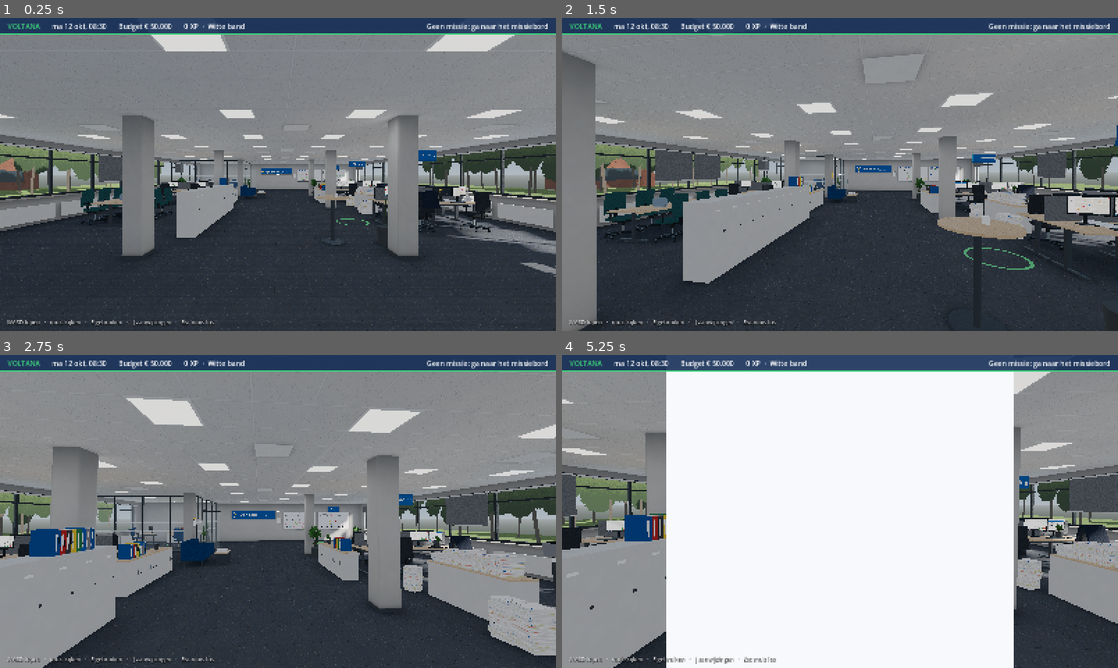
Above: before the commit, frames 1-4 (two rows, left to right).
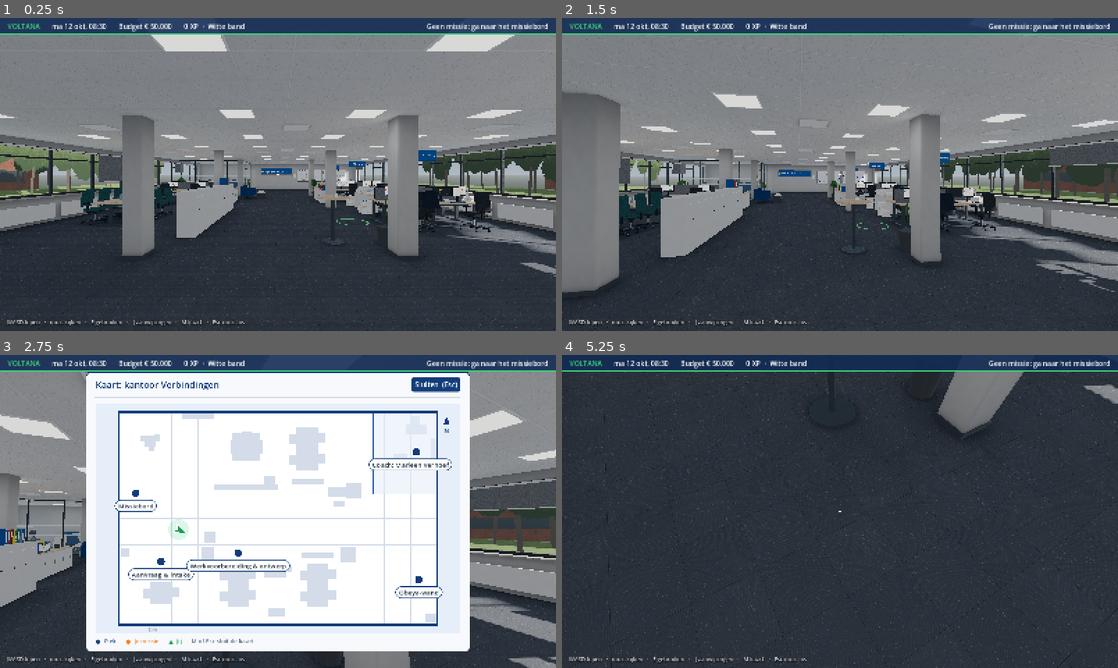
Above: after the commit, the same moments.

Repository: merijnschut98-cell/lean-factory-game
Game: Godot game, scene res://src/world/office/office.tscn
Same seed, same stepped clock (60 frames per second), same inputs: the game is played once before the commit and once after it.
Inputs (mouse positions are in pixels of both pictures, inside the frame that each line leads up to):
- Up to frame 1 (0.25 s): no input
- Up to frame 2 (1.5 s): tap Enter at 0.5 s; move the mouse to (867, 174) at 0.52 s; hold W from 0.53 s (still down); tap M at 0.6, 1.35 s; click (867, 174) at 0.67 s; move the mouse to (812, 174) at 1.27 s; click (812, 174) at 1.42 s
- Up to frame 3 (2.75 s): keep holding W; move the mouse to (289, 505) at 2.02 s; tap E at 2.1 s; click (289, 505) at 2.17 s; tap M at 2.3 s
- Up to frame 4 (5.25 s): move the mouse to (834, 517) at 2.77 s; tap J at 2.85 s; click (834, 517) at 2.92 s; tap M at 3.05, 4.35, 5.1 s; release W at 3.5 s; click (995, 383) at 3.5 s, where only the run after the commit has a clickable "Sluiten (Esc)"; tap Space at 4.25 s; move the mouse to (1006, 558) at 4.27 s; hold A from 4.28 s (still down); click (1006, 558) at 4.42 s; tap Enter at 5 s; move the mouse to (673, 464) at 5.02 s; click (673, 464) at 5.17 s

The runs differ from the first frame. In frame 1, less than 0.1% of the frame differs, in the area x 32-44%, y 96-99%; in frame 2, 27%; in frame 3, 77%; in frame 4, 89%, in the area x 0-100%, y 0-100%.

Commit message:
Office: player map (M)
M toggles OfficeMap, drawn in code in the Voltana palette: the floor
(from the shell_floor mesh), furniture footprints and the coach's glass
room, every interaction place with its Dutch name, the player's position
and facing, and the active missions' places marked orange. The place to
map projection is a small pure function (OfficeMap.project) with tests;
Office.label_for now names places for both the prompt and the map. The
HUD controls name 'M kaart'; play_shot gains map and free states;
docs/screenshots/map_office.png. PLAN.md: player map office part done.

Co-Authored-By: Claude Opus 5.5 <noreply@anthropic.com>
Claude-Session: https://claude.ai/code/session_018C759XCCMetfCHDHUbymvT

Diff:
--- a/game/src/ui/game_ui.gd
+++ b/game/src/ui/game_ui.gd
@@ -2,7 +2,7 @@
 extends CanvasLayer
 ## Everything on screen over the 3D office: the HUD and one panel at a time
 ## (mission board, a team's place, the A3, the Check, the coach, the clue
-## journal). The world asks it to open a panel; the panels act on the
+## journal, the map). The world asks it to open a panel; the panels act on the
 ## session, and after each action the HUD refreshes and events show as
 ## toasts.
 
@@ -17,6 +17,7 @@
 var check_panel: CheckPanel
 var coach_panel: CoachPanel
 var journal: ClueJournal
+var office_map: OfficeMap
 var _panels: Array[UiPanel] = []
 
 
@@ -39,7 +40,8 @@
 	check_panel = CheckPanel.new()
 	coach_panel = CoachPanel.new()
 	journal = ClueJournal.new()
-	_panels = [mission_board, place_menu, a3_form, check_panel, coach_panel, journal]
+	office_map = OfficeMap.new()
+	_panels = [mission_board, place_menu, a3_form, check_panel, coach_panel, journal, office_map]
 	for p in _panels:
 		p.session = session
 		p.acted.connect(after_action)
@@ -88,12 +90,20 @@
 
 
 func toggle_journal() -> void:
+	_toggle(journal)
+
+
+func toggle_map() -> void:
+	_toggle(office_map)
+
+
+func _toggle(panel: UiPanel) -> void:
 	if not playable():
 		return
-	if journal.visible:
+	if panel.visible:
 		close_panels()
 	else:
-		_open(journal)
+		_open(panel)
 
 
 func is_busy() -> bool:
--- a/game/src/ui/hud.gd
+++ b/game/src/ui/hud.gd
@@ -99,7 +99,7 @@
 	add_child(mouse_hint)
 
 	var help := Label.new()
-	help.text = "WASD lopen   ·   muis kijken   ·   E gebruiken   ·   J aanwijzingen   ·   Esc muis los"
+	help.text = controls_text()
 	help.add_theme_font_size_override("font_size", 16)
 	help.add_theme_color_override("font_color", Color(1, 1, 1, 0.8))
 	help.add_theme_color_override("font_shadow_color", Color(0, 0, 0, 0.6))
@@ -125,6 +125,10 @@
 	budget_label.text = "Budget " + UiText.money(session.budget())
 	xp_label.text = "%d XP  ·  %s" % [session.xp(), UiText.belt(session.belt())]
 	mission_label.text = mission_text()
+
+
+func controls_text() -> String:
+	return "WASD lopen   ·   muis kijken   ·   E gebruiken   ·   J aanwijzingen   ·   M kaart   ·   Esc muis los"
 
 
 ## The active missions in the top bar: the main one first.
--- /dev/null
+++ b/game/src/ui/office_map.gd
@@ -0,0 +1,173 @@
+class_name OfficeMap
+extends UiPanel
+## The player map (M): the office floor from above, north up, with every
+## interaction place by its Dutch name, the player (where and which way) and
+## the active missions' places marked. The world hands it the floor, the
+## places and the player (show_office); it is drawn in code.
+
+## The map's drawing area at 1600x900 (the floor is 3:2).
+const SIZE := Vector2(1050, 660)
+const GRID_METRES := 2.0
+const DOT := 11.0
+
+## The floor in the office's (x, z) plane.
+var floor_rect := Rect2(0, -16, 24, 16)
+## [{id, label, at: Vector2 (x, z)}].
+var places: Array[Dictionary] = []
+var player: Node3D
+## What stands on the floor: [{rect (x, z), room}] (Office.map_footprints).
+var footprints: Array[Dictionary] = []
+var view: Control
+var _marked: Array[String] = []
+
+
+func _init() -> void:
+	super("Kaart: kantoor Verbindingen", Vector2(0, 0))
+	view = Control.new()
+	view.custom_minimum_size = SIZE
+	view.mouse_filter = Control.MOUSE_FILTER_IGNORE
+	view.draw.connect(_draw_map)
+	body.add_child(view)
+	var legend := HBoxContainer.new()
+	legend.add_theme_constant_override("separation", 28)
+	for item: Array in [["●  Plek", Palette.VOLTANA_BLUE], ["●  Je missie", Palette.SAFETY_ORANGE],
+			["▲  Jij", Palette.GREEN_DARK]]:
+		legend.add_child(label(item[0], UiTheme.SMALL, item[1]))
+	legend.add_child(label("M of Esc sluit de kaart", UiTheme.SMALL, Palette.MUTED))
+	body.add_child(legend)
+
+
+func show_office(floor_in_office: Rect2, office_places: Array[Dictionary], office_player: Node3D) -> void:
+	floor_rect = floor_in_office
+	places = office_places
+	player = office_player
+
+
+func refresh() -> void:
+	_marked = mission_places(session)
+	view.queue_redraw()
+
+
+## A point on the floor (x, z) in a map area: the floor fitted to the area
+## keeping its shape, centred, north (-z) up.
+static func project(at: Vector2, floor_in: Rect2, area_in: Rect2) -> Vector2:
+	var scale := minf(area_in.size.x / floor_in.size.x, area_in.size.y / floor_in.size.y)
+	var offset := area_in.position + (area_in.size - floor_in.size * scale) / 2.0
+	return offset + (at - floor_in.position) * scale
+
+
+## The marker ids of the active missions' places: a walk marks its stream's
+## places; a problem marks the place its briefing sends you to and, to
+## solve it, the obeya wall.
+static func mission_places(s: GameSession) -> Array[String]:
+	var out: Array[String] = []
+	for m in s.active_missions():
+		var stream := s.region.net.stream(m.goal_stream) if m.goal_type == "walk" else null
+		for step in stream.steps if stream != null else []:
+			out.append("place:%s.%s" % [stream.id, step.id])
+		var p: ProblemDef = s.region.problems.get(m.goal_problem)
+		if p != null:
+			out.append("place:" + p.step)
+			if m.goal_type == "solve":
+				out.append("obeya")
+	return out
+
+
+## The drawing area inside the view.
+func area() -> Rect2:
+	return Rect2(Vector2(24, 24), SIZE - Vector2(48, 48))
+
+
+func to_view(at: Vector2) -> Vector2:
+	return project(at, floor_rect, area())
+
+
+func labels() -> Array[String]:
+	var out: Array[String] = []
+	for p in places:
+		out.append(p["label"])
+	return out
+
+
+func player_point() -> Vector2:
+	return to_view(Vector2(player.position.x, player.position.z))
+
+
+## The way the player looks, on the map (unit vector; up is north).
+func player_facing() -> Vector2:
+	var yaw := player.rotation.y
+	return Vector2(-sin(yaw), -cos(yaw))
+
+
+func _draw_map() -> void:
+	var font := view.get_theme_default_font()
+	var r := Rect2(to_view(floor_rect.position), to_view(floor_rect.end) - to_view(floor_rect.position))
+	view.draw_rect(Rect2(Vector2.ZERO, SIZE), Palette.BLUE_PALE)
+	view.draw_rect(r, Color.WHITE)
+	var step := r.size.x / floor_rect.size.x * GRID_METRES
+	var x := r.position.x + step
+	while x < r.end.x - 1:
+		view.draw_line(Vector2(x, r.position.y), Vector2(x, r.end.y), Palette.LINE, 1.0)
+		x += step
+	var y := r.position.y + step
+	while y < r.end.y - 1:
+		view.draw_line(Vector2(r.position.x, y), Vector2(r.end.x, y), Palette.LINE, 1.0)
+		y += step
+	for f in footprints:
+		var a := to_view(f["rect"].position)
+		var box := Rect2(a, to_view(f["rect"].end) - a)
+		if f["room"]:
+			view.draw_rect(box, Color(Palette.BLUE_PALE, 0.6))
+			view.draw_rect(box, Palette.BLUE_LIGHT, false, 3.0)
+		else:
+			view.draw_rect(box, Palette.LINE)
+	view.draw_rect(r, Palette.VOLTANA_BLUE, false, 5.0)
+	_draw_north(font, Vector2(SIZE.x - 40, 52))
+	var scale_label := "%d m" % int(GRID_METRES)
+	view.draw_line(Vector2(r.position.x, r.end.y + 12), Vector2(r.position.x + step, r.end.y + 12), Palette.MUTED, 2.0)
+	view.draw_string(font, Vector2(r.position.x + step + 8, r.end.y + 18), scale_label, HORIZONTAL_ALIGNMENT_LEFT, -1, 15, Palette.MUTED)
+	for p in places:
+		_draw_place(font, p, p["id"] in _marked)
+	if player != null:
+		_draw_player()
+
+
+func _draw_place(font: Font, p: Dictionary, marked: bool) -> void:
+	var at := to_view(p["at"])
+	var colour := Palette.SAFETY_ORANGE if marked else Palette.VOLTANA_BLUE
+	if marked:
+		view.draw_circle(at, DOT * 2.0, Color(Palette.SAFETY_ORANGE, 0.22))
+	view.draw_circle(at, DOT + 3.0, Color.WHITE)
+	view.draw_circle(at, DOT, colour)
+	var text: String = p["label"]
+	var font_size := 19
+	var text_size := font.get_string_size(text, HORIZONTAL_ALIGNMENT_LEFT, -1, font_size)
+	var pill := Rect2(at + Vector2(-text_size.x / 2.0 - 10, DOT + 8), text_size + Vector2(20, 8))
+	var bounds := area()
+	pill.position.x = clampf(pill.position.x, bounds.position.x, bounds.end.x - pill.size.x)
+	if pill.end.y > bounds.end.y:
+		pill.position.y = at.y - DOT - 8 - pill.size.y
+	var box := StyleBoxFlat.new()
+	box.bg_color = Color.WHITE
+	box.border_color = colour
+	box.set_border_width_all(2)
+	box.set_corner_radius_all(int(pill.size.y / 2.0))
+	view.draw_style_box(box, pill)
+	view.draw_string(font, pill.position + Vector2(10, 4 + font.get_ascent(font_size)), text,
+		HORIZONTAL_ALIGNMENT_LEFT, -1, font_size, Palette.INK)
+
+
+func _draw_player() -> void:
+	var at := player_point()
+	var ahead := player_facing()
+	var side := Vector2(-ahead.y, ahead.x)
+	view.draw_circle(at, 30.0, Color(Palette.VOLTANA_GREEN, 0.18))
+	var tip := at + ahead * 22.0
+	var points := PackedVector2Array([tip, at - ahead * 10.0 + side * 13.0, at - ahead * 4.0, at - ahead * 10.0 - side * 13.0])
+	view.draw_colored_polygon(points, Palette.GREEN_DARK)
+	view.draw_polyline(points + PackedVector2Array([tip]), Color.WHITE, 2.0)
+
+
+func _draw_north(font: Font, at: Vector2) -> void:
+	view.draw_colored_polygon(PackedVector2Array([at + Vector2(0, -16), at + Vector2(9, 8), at + Vector2(-9, 8)]), Palette.VOLTANA_BLUE)
+	view.draw_string(font, at + Vector2(-7, 32), "N", HORIZONTAL_ALIGNMENT_LEFT, -1, 18, Palette.VOLTANA_BLUE)
--- a/game/src/world/office/office.gd
+++ b/game/src/world/office/office.gd
@@ -10,6 +10,8 @@
 ## The interaction markers to find (the spawn marker is found separately).
 const INTERACTIONS: Array[String] = ["place:connections.intake", "place:connections.design", "obeya", "coach", "mission_board"]
 const SPAWN := "spawn"
+## The floor's mesh in the geometry (the map's outline).
+const FLOOR := "shell_floor"
 ## How close (m, on the floor) the player must stand to a marker to use it.
 const REACH := 1.6
 ## The model's own sky and ambient light (made with it); the project's
@@ -60,6 +62,9 @@
 	ui.setup(session)
 	ui.panel_opened.connect(_on_panel_opened)
 	ui.panels_closed.connect(_on_panels_closed)
+	if ui.playable():
+		ui.office_map.show_office(floor_rect(), map_places(), player)
+		ui.office_map.footprints = map_footprints()
 	_capture_mouse(true)
 
 
@@ -145,16 +150,70 @@
 	if target == null:
 		return ""
 	match target.kind:
-		"place":
-			var step := session.region.net.step_at(target.place)
-			return "E — " + (step.name if step != null else target.place)
 		"obeya":
 			return "E — Obeya-wand: A3 en Check"
 		"coach":
 			return "E — Coach: " + str(session.catalog.coach.get("name", ""))
+	return "E — " + label_for(target)
+
+
+## An interaction point's Dutch name: "Werkvoorbereiding & ontwerp".
+func label_for(target: Interactable) -> String:
+	match target.kind:
+		"place":
+			var step := session.region.net.step_at(target.place)
+			return step.name if step != null else target.place
+		"obeya":
+			return "Obeya-wand"
+		"coach":
+			return "Coach: " + str(session.catalog.coach.get("name", ""))
 		"mission_board":
-			return "E — Missiebord"
-	return ""
+			return "Missiebord"
+	return target.id
+
+
+## The interaction points for the map: [{id, label, at (x, z)}].
+func map_places() -> Array[Dictionary]:
+	var out: Array[Dictionary] = []
+	for i in interactables:
+		out.append({"id": i.id, "label": label_for(i), "at": Vector2(i.position.x, i.position.z)})
+	return out
+
+
+## What stands on the floor, seen from above, for the map: [{rect (x, z),
+## room}]. A room is a tall, wide frame smaller than half the floor (the
+## coach's glass room); the rest is furniture. The shell, walls and things off the floor are left out.
+func map_footprints() -> Array[Dictionary]:
+	var out: Array[Dictionary] = []
+	var floor_area := floor_rect()
+	for n in geometry.find_children("*", "MeshInstance3D", true, false):
+		var b: AABB = in_office(n) * (n as MeshInstance3D).get_aabb()
+		var rect := Rect2(b.position.x, b.position.z, b.size.x, b.size.z)
+		if absf(b.position.y) > 0.05 or b.size.y < 0.3 or not floor_area.encloses(rect.grow(-0.01)):
+			continue
+		var room := b.size.y >= 2.0 and rect.size.x > 2.0 and rect.size.y > 2.0 \
+			and rect.size.x < floor_area.size.x / 2.0 and rect.size.y < floor_area.size.y / 2.0
+		if room or (b.size.y < 2.0 and rect.get_area() > 0.15 and rect.get_area() < 6.0):
+			out.append({"rect": rect, "room": room})
+	return out
+
+
+## The floor in the office's (x, z) plane: the floor mesh's bounds, else
+## the markers' with a margin.
+func floor_rect() -> Rect2:
+	var floor_node := find_marker(FLOOR)
+	if floor_node != null:
+		var box := AABB()
+		for n in [floor_node] + floor_node.find_children("*", "MeshInstance3D"):
+			if n is MeshInstance3D:
+				var b: AABB = in_office(n) * (n as MeshInstance3D).get_aabb()
+				box = b if box.size == Vector3.ZERO else box.merge(b)
+		if box.size.x > 0 and box.size.z > 0:
+			return Rect2(box.position.x, box.position.z, box.size.x, box.size.z)
+	var r := Rect2(Vector2(player.position.x, player.position.z), Vector2.ZERO)
+	for i in interactables:
+		r = r.expand(Vector2(i.position.x, i.position.z))
+	return r.grow(2.0)
 
 
 ## Use an interaction point: open its panel.
@@ -184,6 +243,7 @@
 		if not ui.is_busy():
 			interact(interactable_near(player.position)))
 	player.journal_pressed.connect(func() -> void: ui.toggle_journal())
+	player.map_pressed.connect(func() -> void: ui.toggle_map())
 	player.escape_pressed.connect(func() -> void:
 		if ui.is_busy():
 			ui.close_panels()
--- a/game/src/world/office/office_placeholder.gd
+++ b/game/src/world/office/office_placeholder.gd
@@ -23,7 +23,7 @@
 static func build() -> Node3D:
 	var root := Node3D.new()
 	root.name = "OfficePlaceholder"
-	_box(root, Vector3(W, 0.1, D), Vector3(W / 2, -0.05, -D / 2), Color("#8a9099"))
+	_box(root, Vector3(W, 0.1, D), Vector3(W / 2, -0.05, -D / 2), Color("#8a9099")).name = "shell_floor"
 	_box(root, Vector3(W, 0.1, D), Vector3(W / 2, H + 0.05, -D / 2), Color("#f4f4f2"))
 	_box(root, Vector3(W, H, 0.2), Vector3(W / 2, H / 2, 0.1), WALL)
 	_box(root, Vector3(W, H, 0.2), Vector3(W / 2, H / 2, -D - 0.1), WALL)
@@ -48,7 +48,7 @@
 	return root
 
 
-static func _box(parent: Node3D, size: Vector3, at: Vector3, color: Color) -> void:
+static func _box(parent: Node3D, size: Vector3, at: Vector3, color: Color) -> StaticBody3D:
 	var mesh := BoxMesh.new()
 	mesh.size = size
 	var mat := StandardMaterial3D.new()
@@ -65,3 +65,4 @@
 	(shape.shape as BoxShape3D).size = size
 	body.add_child(shape)
 	parent.add_child(body)
+	return body
--- a/game/src/world/office/player.gd
+++ b/game/src/world/office/player.gd
@@ -1,12 +1,13 @@
 class_name Player
 extends CharacterBody3D
 ## The first-person CI-lead: WASD to walk, the mouse to look, E to interact,
-## J for the clue journal, Esc to free (or catch) the mouse. While a panel
+## J for the clue journal, M for the map, Esc to free (or catch) the mouse. While a panel
 ## is open the player stands still (`active` is false) and the keys only
 ## signal the office.
 
 signal interact_pressed
 signal journal_pressed
+signal map_pressed
 signal escape_pressed
 
 const EYE_HEIGHT := 1.65
@@ -52,6 +53,8 @@
 				interact_pressed.emit()
 			KEY_J:
 				journal_pressed.emit()
+			KEY_M:
+				map_pressed.emit()
 			KEY_ESCAPE:
 				escape_pressed.emit()
 
--- /dev/null
+++ b/game/tests/test_office_map.gd
@@ -0,0 +1,101 @@
+extends TestCase
+## The player map (M): the office floor seen from above, every interaction
+## place with its Dutch name, the player and the active mission's places.
+
+const SCENE := "res://src/world/office/office.tscn"
+const MISSION := "fix_custom_design"
+const DESIGN := "place:connections.design"
+
+
+func _office() -> Office:
+	var office: Office = load(SCENE).instantiate()
+	office.seed_value = 11
+	office.build()
+	return office
+
+
+func test_the_floor_fills_the_map_keeping_its_shape() -> void:
+	var floor_rect := Rect2(0, -16, 24, 16)
+	var area := Rect2(10, 20, 600, 600)
+	var top_left := OfficeMap.project(Vector2(0, -16), floor_rect, area)
+	var bottom_right := OfficeMap.project(Vector2(24, 0), floor_rect, area)
+	assert_eq(top_left, Vector2(10, 120), "the floor is centred, north (-z) up")
+	assert_eq(bottom_right, Vector2(610, 520))
+	assert_eq(OfficeMap.project(Vector2(12, -8), floor_rect, area), Vector2(310, 320), "the middle in the middle")
+
+
+func test_the_office_floor_is_the_shell() -> void:
+	var office := _office()
+	var r := office.floor_rect()
+	assert_near(r.size.x, 24.0, 0.5)
+	assert_near(r.size.y, 16.0, 0.5)
+	for i in office.interactables:
+		assert_true(r.has_point(Vector2(i.position.x, i.position.z)), "%s stands on the floor" % i.id)
+	office.free()
+
+
+func test_m_opens_and_closes_the_map() -> void:
+	var office := _office()
+	office.player.map_pressed.emit()
+	assert_true(office.ui.office_map.visible, "M opens the map")
+	assert_true(office.ui.is_busy())
+	office.player.map_pressed.emit()
+	assert_false(office.ui.office_map.visible, "M again closes it")
+	assert_false(office.ui.is_busy())
+	office.free()
+
+
+func test_the_map_shows_every_place_inside_its_frame() -> void:
+	var office := _office()
+	office.ui.toggle_map()
+	var map := office.ui.office_map
+	assert_eq(map.places.size(), office.interactables.size())
+	var area := map.area()
+	for i in office.interactables:
+		var label := office.label_for(i)
+		assert_true(label in map.labels(), "%s is on the map as %s" % [i.id, label])
+		assert_true(area.has_point(map.to_view(Vector2(i.position.x, i.position.z))), "%s inside the map" % i.id)
+	assert_true("Werkvoorbereiding & ontwerp" in map.labels(), "in Dutch")
+	office.free()
+
+
+func test_the_player_dot_follows_the_player() -> void:
+	var office := _office()
+	office.ui.toggle_map()
+	var map := office.ui.office_map
+	var before := map.player_point()
+	office.player.position += Vector3(3, 0, -2)
+	var after := map.player_point()
+	assert_true(after.x > before.x, "east is right")
+	assert_true(after.y < before.y, "north (-z) is up")
+	assert_eq(after, map.to_view(Vector2(office.player.position.x, office.player.position.z)))
+	office.player.rotation.y = 0.0
+	assert_true(map.player_facing().y < -0.99, "looking north points up")
+	office.free()
+
+
+func test_the_active_missions_places_are_marked() -> void:
+	var office := _office()
+	assert_eq(OfficeMap.mission_places(office.session), [], "no mission, nothing marked")
+	office.ui.mission_board.accept(MISSION)
+	var marked := OfficeMap.mission_places(office.session)
+	assert_true(DESIGN in marked, "the place in the briefing")
+	assert_true("obeya" in marked, "the A3 wall")
+	assert_false("place:connections.intake" in marked)
+	office.free()
+
+
+func test_the_controls_name_the_map() -> void:
+	var office := _office()
+	assert_true(office.ui.hud.controls_text().contains("M kaart"))
+	office.free()
+
+
+func test_the_map_shows_what_stands_on_the_floor() -> void:
+	var office := _office()
+	var prints := office.map_footprints()
+	assert_true(prints.size() > 5, "desks and cabinets")
+	var floor_area := office.floor_rect()
+	for f in prints:
+		assert_true(floor_area.encloses(f["rect"]), "on the floor")
+	office.free()
--- a/game/tests/test_office_scene.gd
+++ b/game/tests/test_office_scene.gd
@@ -212,6 +212,7 @@
 	office.ui.open_coach()
 	office.ui.open_mission_board()
 	office.ui.open_place("connections.design")
+	office.ui.toggle_map()
 	assert_false(office.ui.is_busy(), "no panel opens")
 	assert_true(office.ui.hud.prompt_label.text.begins_with("De inhoud kon niet worden geladen"), "the error stays")
 	assert_true(office.ui.hud.prompt_label.visible)
--- a/game/tools/play_shot.gd
+++ b/game/tools/play_shot.gd
@@ -5,7 +5,8 @@
 ## States: office (first person at Werkvoorbereiding, HUD and prompt) ·
 ## tools (the team's menu after some gemba work) · a3 (the A3, filled in) ·
 ## check (the Check result after the experiment) · act (the score after Act) ·
-## board (the mission board) · coach (the coach's question).
+## board (the mission board) · coach (the coach's question) · map (the
+## player map with the mission taken) · free (the mouse freed with Esc).
 ## The mission is played through the UI's own handlers, as a player would.
 
 const SCENE := "res://src/world/office/office.tscn"
@@ -21,7 +22,7 @@
 func _run() -> void:
 	var args := OS.get_cmdline_user_args()
 	if args.size() < 2:
-		printerr("usage: -- <office|tools|a3|check|act|board|coach> <out.png> [frames]")
+		printerr("usage: -- <office|tools|a3|check|act|board|coach|map|free> <out.png> [frames]")
 		quit(2)
 		return
 	var office: Office = load(SCENE).instantiate()
@@ -49,6 +50,15 @@
 			_investigate(office, false)
 			office.interact(office.interactable("coach"))
 			office.ui.coach_panel.ask()
+		"map":
+			office.ui.mission_board.accept(MISSION)
+			office.ui.close_panels()
+			_stand_at(office, INTAKE)
+			office.player.rotation.y += deg_to_rad(-60)
+			office.ui.toggle_map()
+		"free":
+			_stand_at(office, DESIGN)
+			office.player.escape_pressed.emit()
 		"board":
 			_stand_at(office, "mission_board")
 			office.interact(office.interactable("mission_board"))
Not shown, added: game/src/ui/office_map.gd.uid
Not shown, added: game/tests/test_office_map.gd.uid
Not shown, changed: PLAN.md
Not shown, added: docs/screenshots/map_office.png
